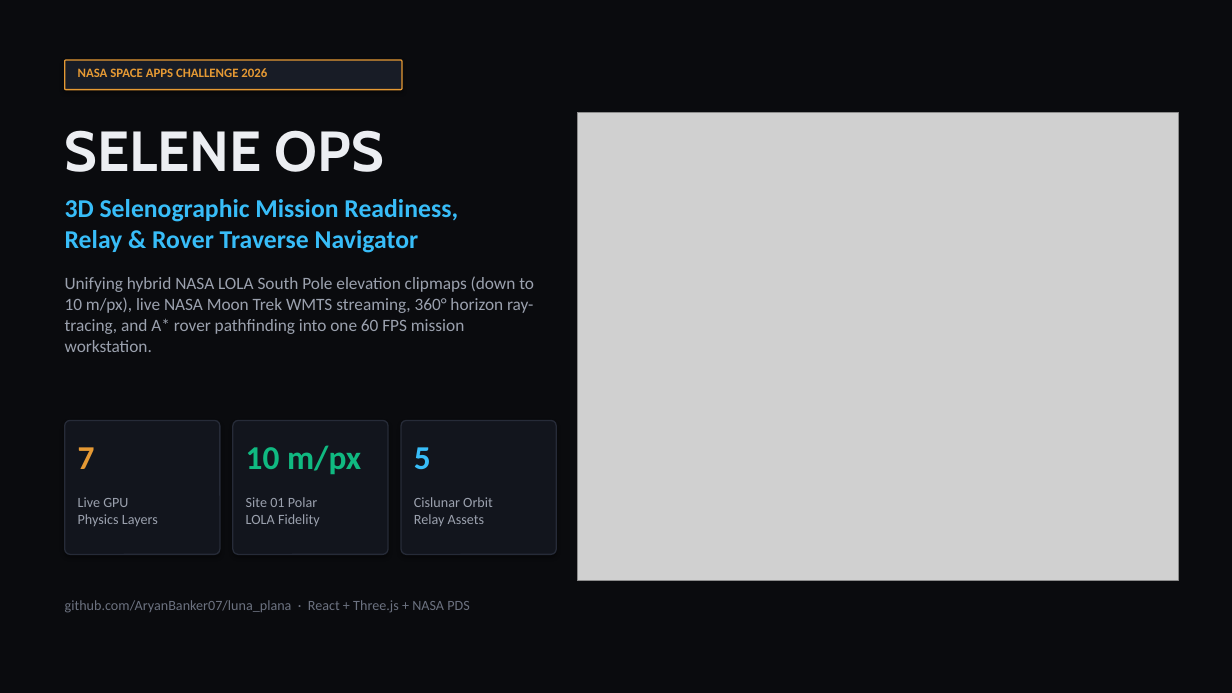
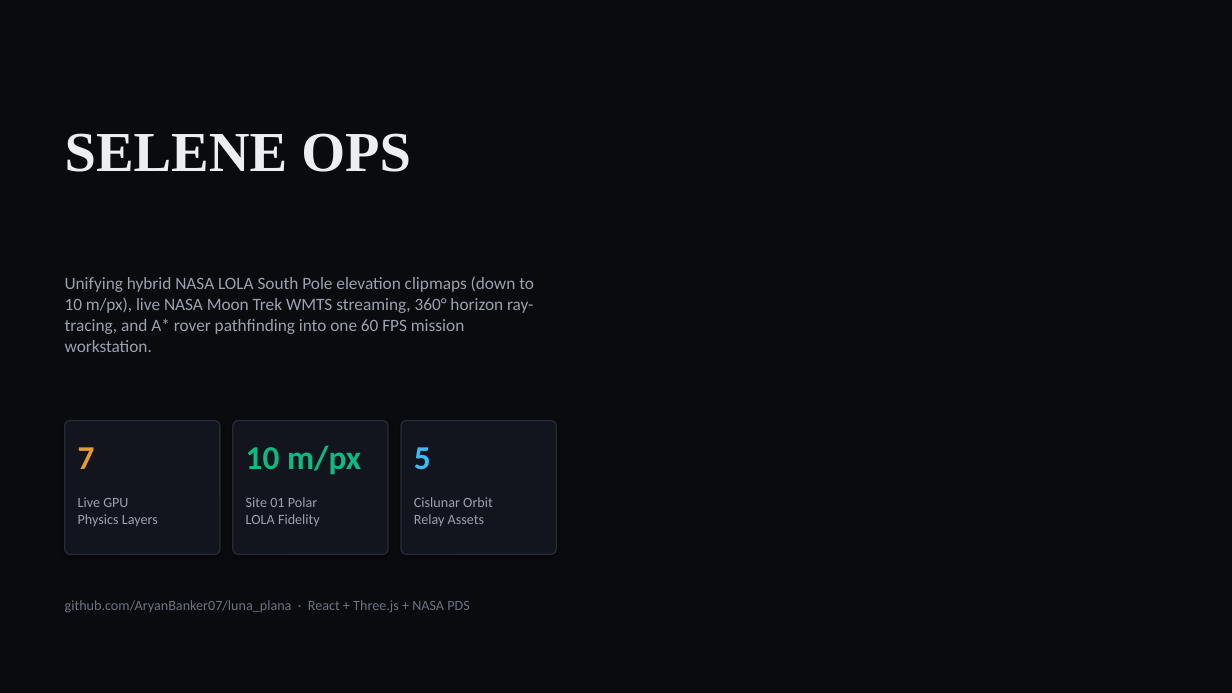
Before and after one commit to AryanBanker07/selene_ops, a slide deck: slide 1 of public/SELENE_OPS_SpaceApps_2026_Presentation.pptx. Drawn at 1232x693 pixels with LibreOffice and Linux fonts; fonts in the diff are those of the drawing; grey boxes stand for pictures; background and template pictures are left out. Boxes give left, top, right and bottom in pixels: in the first picture for what was removed or moved away, otherwise in the second. Text is boxed around its words. In the diff, an @@ line names an element or a change of style, - is before the commit and + after.

```diff
--- a/public/SELENE_OPS_SpaceApps_2026_Presentation.pptx
+++ b/public/SELENE_OPS_SpaceApps_2026_Presentation.pptx
@@ rounded rectangle removed at (65, 60, 402, 90) @@
@@ text removed at (78, 68, 267, 77) @@
-NASA SPACE APPS CHALLENGE 2026
@@ text "SELENE OPS" at (65, 133, 411, 172): font Cabin to Times New Roman @@
@@ picture removed at (578, 112, 1178, 580) @@
@@ text removed at (65, 199, 458, 253) @@
-3D Selenographic Mission Readiness,
-Relay & Rover Traverse Navigator
```
Also in this commit, not shown: 5 other slides changed, 4 other files.
